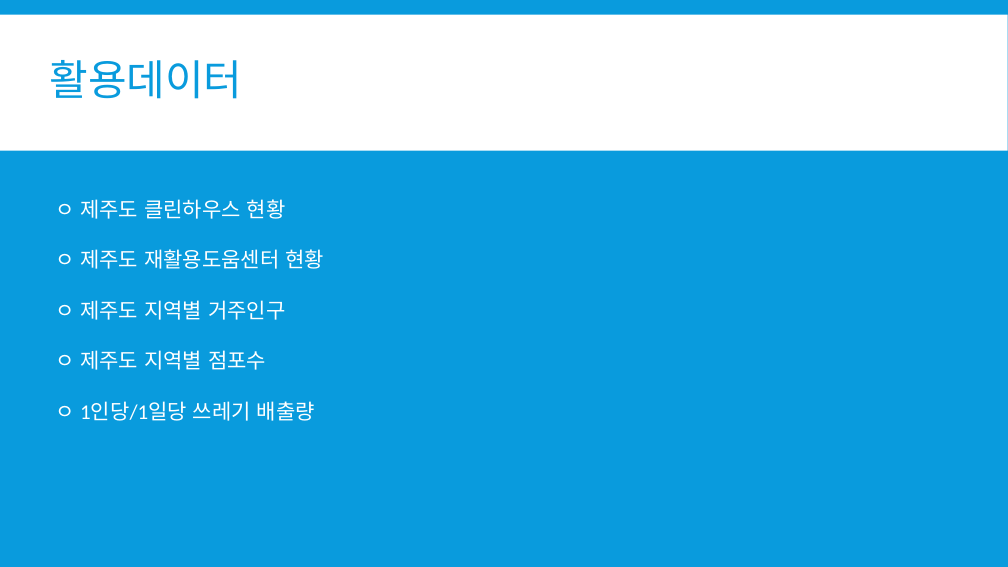
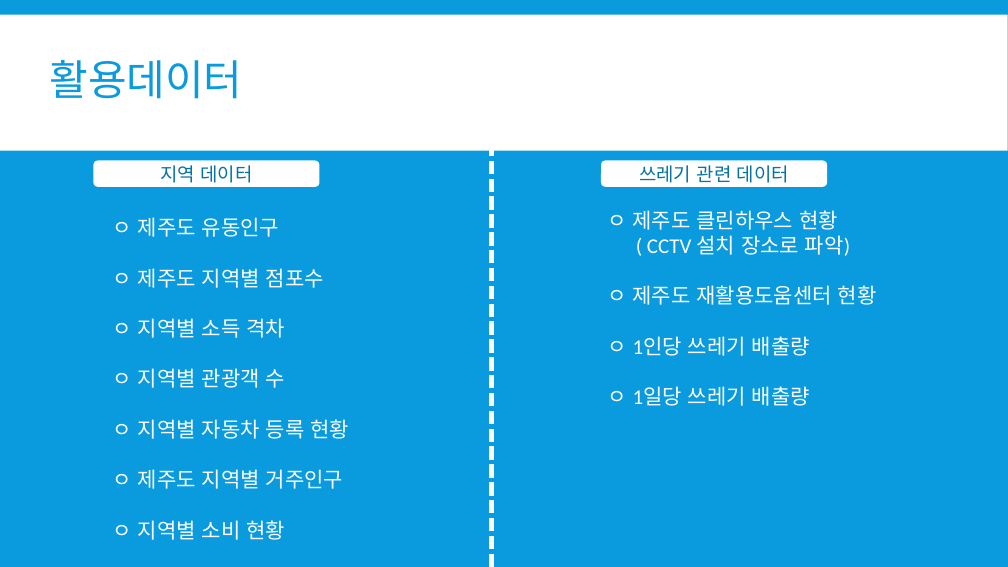
Before and after one commit to so-jeong0127/Python-Project, a slide deck: slide 7 of 재활용도움센터 위치 선정.pptx (slide 6 before the commit). Drawn at 1008x567 pixels with LibreOffice and Linux fonts; fonts in the diff are those of the drawing. Boxes give left, top, right and bottom in pixels: in the first picture for what was removed or moved away, otherwise in the second. Text is boxed around its words. In the diff, an @@ line names an element or a change of style, - is before the commit and + after.

```diff
--- a/재활용도움센터 위치 선정.pptx
+++ b/재활용도움센터 위치 선정.pptx
@@ line added from (492, 567) to (492, 33), #FFFFFF 4.25 pt dashed @@
@@ rounded rectangle added at [94,160,320,187], fill #FFFFFF, 18 pt, text #0774A6 @@
+지역 데이터
@@ text "ㅇ 제주도 유동인구": place and size @@
-text "ㅇ 제주도 유동인구" at [55,199,324,421]
+text "ㅇ 제주도 유동인구" at [113,217,349,540]
@@ rounded rectangle added at [601,160,827,187], fill #FFFFFF, 18 pt, text #0774A6 @@
+쓰레기 관련 데이터
@@ text at [113,217,349,439]: text changed @@
-ㅇ 제주도 클린하우스 현황
-ㅇ 제주도 재활용도움센터 현황
+ㅇ 제주도 유동인구
+ㅇ 제주도 지역별 점포수
+ㅇ 지역별 소득 격차
+ㅇ 지역별 관광객 수
+ㅇ 지역별 자동차 등록 현황
@@ text added at [607,210,877,406], 20 pt, text #FFFFFF @@
+ㅇ 제주도 클린하우스 현황
+( CCTV 설치 장소로 파악)
+ㅇ 제주도 재활용도움센터 현황
+ㅇ 1인당 쓰레기 배출량
+ㅇ 1일당 쓰레기 배출량
@@ text at [113,520,285,540]: text changed @@
-ㅇ 제주도 지역별 점포수
-ㅇ 1인당/1일당 쓰레기 배출량
+ㅇ 지역별 소비 현황
```
Also in this commit, not shown: 4 other slides changed, 2 slides added.
